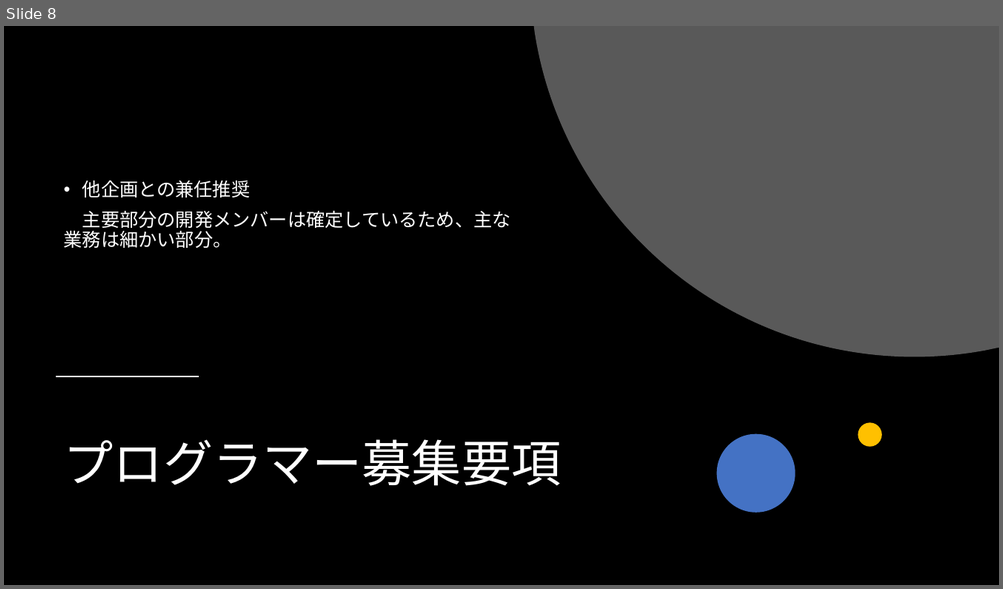
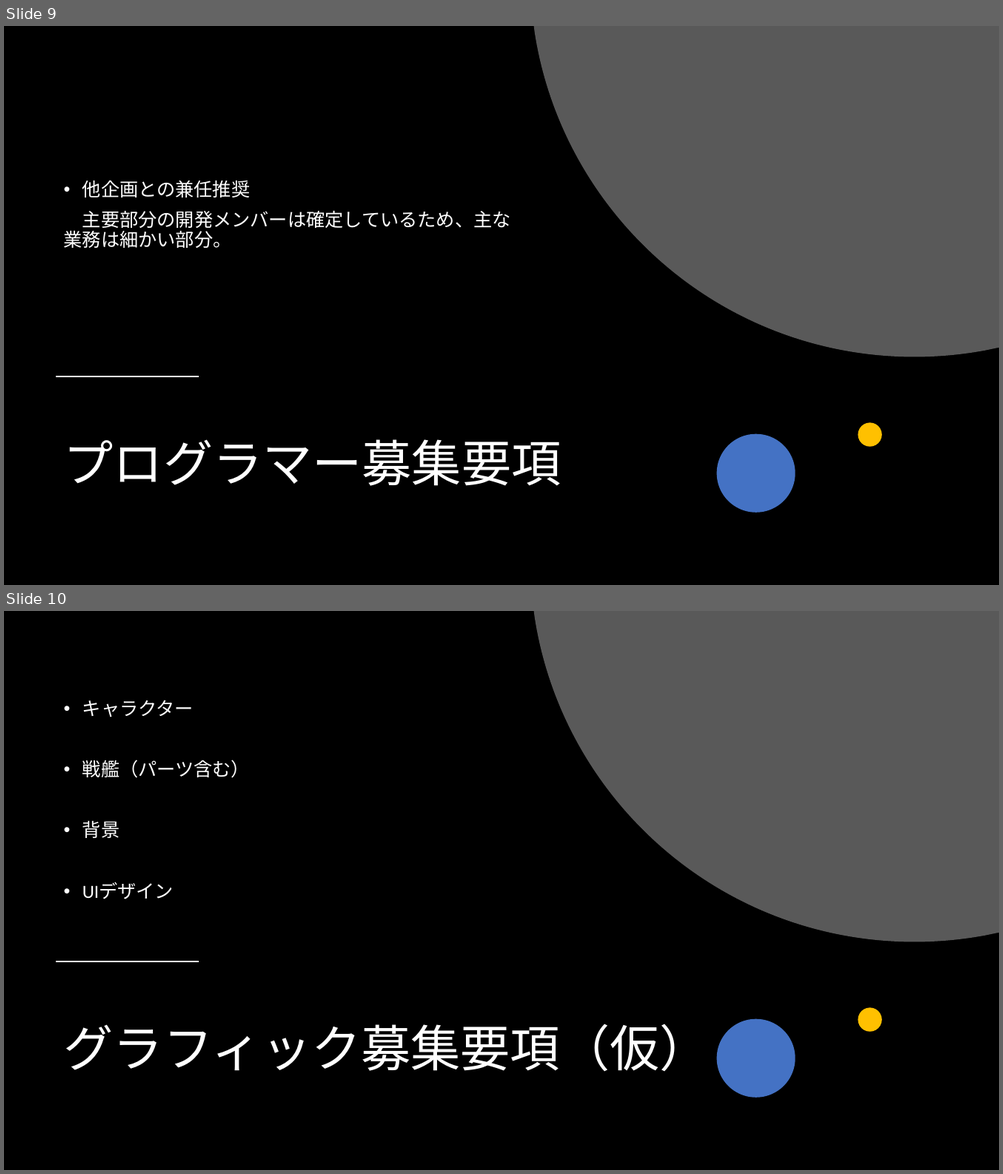
Before and after one commit to takowasaby/SpaceShip, a slide deck: 企画発表会資料.pptx. Shown one above the other, each under a label of ours: slide 8 before the commit, slides 9 and 10 after it. The pictures are 1003x589 and 1003x1174 pixels, drawn with LibreOffice and Linux fonts; fonts in the diff are those of the drawing. Boxes give left, top, right and bottom in pixels: in the first picture for what was removed or moved away, otherwise in the second. Text is boxed around its words. In the diff, an @@ line names an element or a change of style, - is before the commit and + after.

```diff
--- a/企画発表会資料.pptx
+++ b/企画発表会資料.pptx
@@ slide 10 added at bbox=[4, 611, 999, 1170], background #000000 @@
@@ freeform shape added at bbox=[534, 611, 999, 943], fill #595959 @@
@@ text added at bbox=[82, 700, 250, 900], 18 pt, text #FFFFFF @@
+• キャラクター
+• 戦艦（パーツ含む）
+• 背景
+• UIデザイン
@@ line added from (57, 962) to (198, 962), #FFFFFF 1.5 pt @@
@@ ellipse added at bbox=[857, 1008, 882, 1032], fill #FFC000 @@
@@ title added at bbox=[64, 1024, 709, 1072], 48 pt, text #FFFFFF @@
+グラフィック募集要項（仮）
@@ ellipse added at bbox=[717, 1019, 795, 1097], fill #4472C4 @@
@@ what was slide 8 is now slide 9 @@
```
Also in this commit, not shown: 3 slides changed, 4 other slides added, 1 slide removed.
